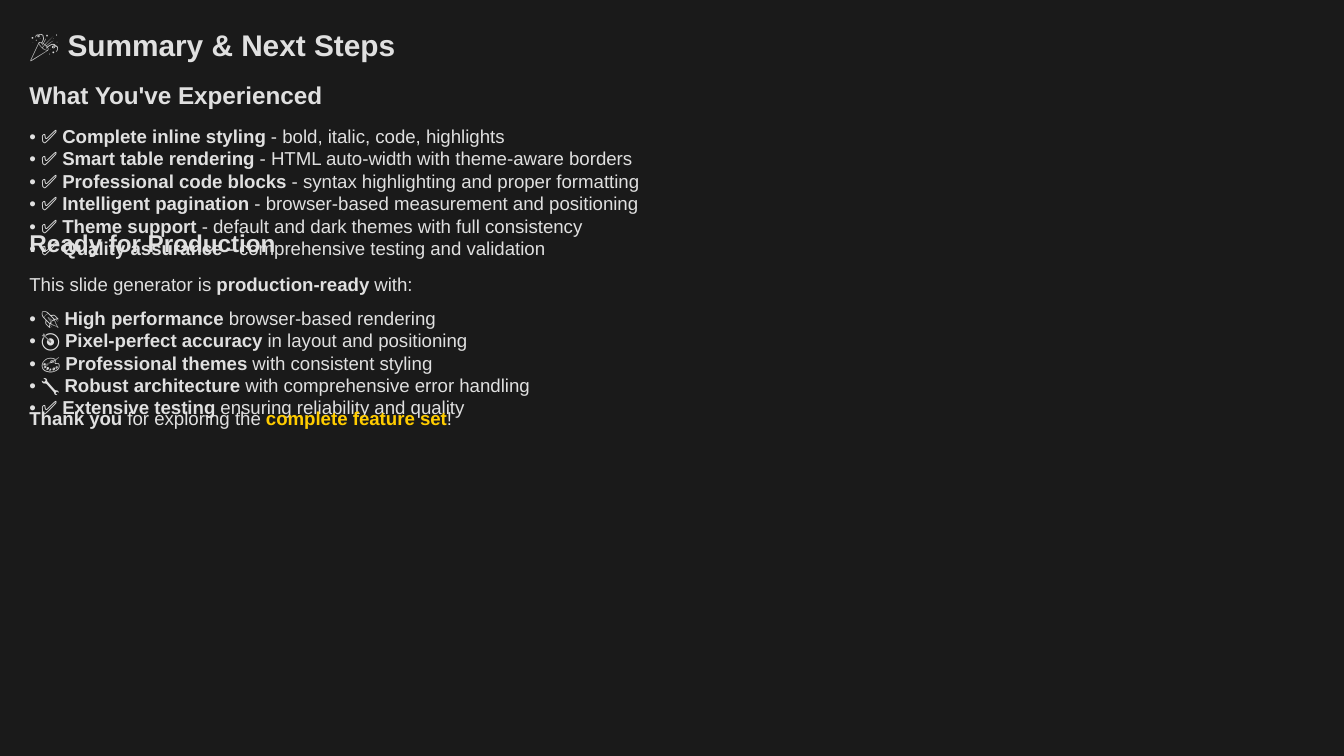
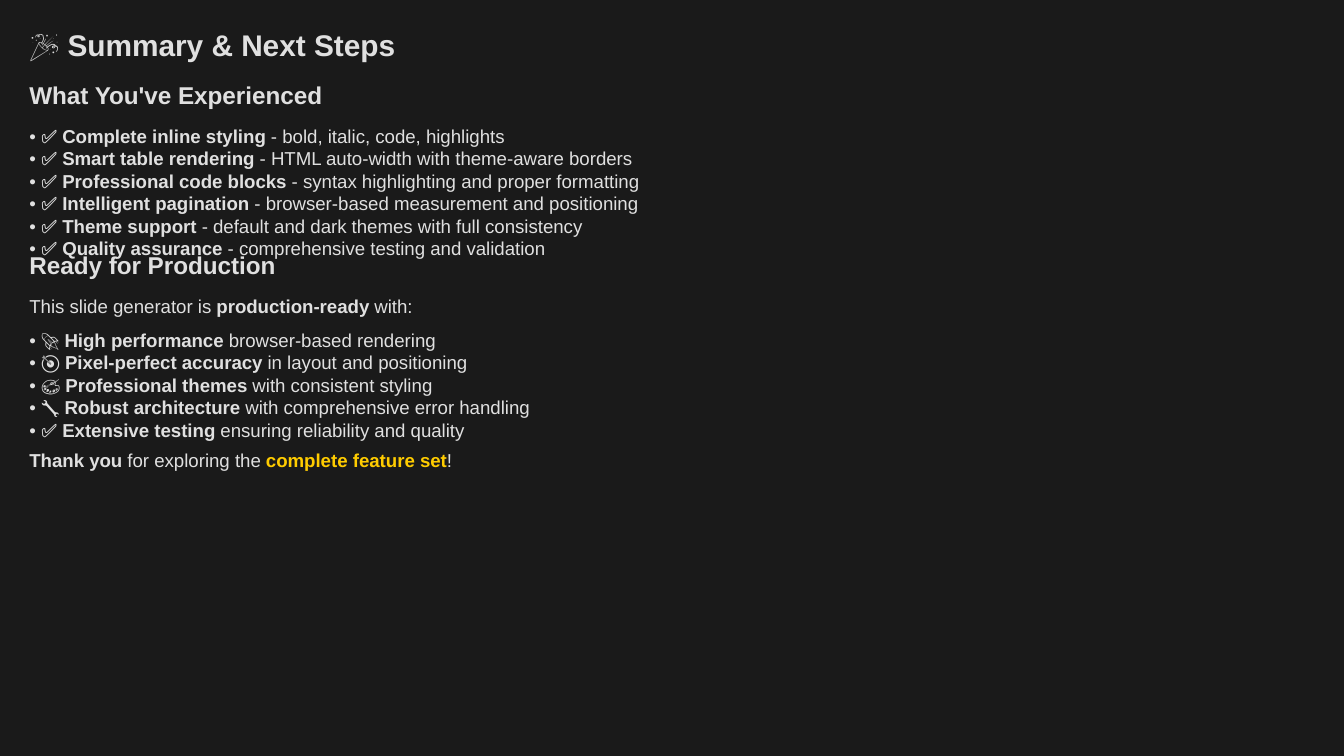
Before and after one commit to louisazhou/slidegenerator, a slide deck: slide 13 of output/comprehensive_demo_dark.pptx. Drawn at 1344x756 pixels with LibreOffice and Linux fonts; fonts in the diff are those of the drawing. Boxes give left, top, right and bottom in pixels: in the first picture for what was removed or moved away, otherwise in the second. Text is boxed around its words. In the diff, an @@ line names an element or a change of style, - is before the commit and + after.

```diff
--- a/output/comprehensive_demo_dark.pptx
+++ b/output/comprehensive_demo_dark.pptx
@@ text "• ✅ Complete inline styling ..." rewrapped from (62,129,639,255) to (62,129,639,260) @@
@@ text "Ready for Production": place and size @@
-text "Ready for Production" at (29,233,276,258)
+text "Ready for Production" at (29,255,276,279)
@@ text "This slide generator is production-ready ...": place and size @@
-text "This slide generator is production-ready ..." at (29,277,412,295)
+text "This slide generator is production-ready ..." at (29,299,412,317)
@@ text "• 🚀 High performance browser-based ...": place and size @@
-text "• 🚀 High performance browser-based ..." at (62,311,529,419)
+text "• 🚀 High performance browser-based ..." at (62,333,529,441)
@@ text "Thank you for exploring the ...": place and size @@
-text "Thank you for exploring the ..." at (29,411,452,429)
+text "Thank you for exploring the ..." at (29,453,452,471)
```
Also in this commit, not shown: 9 other slides changed, 14 other files.
